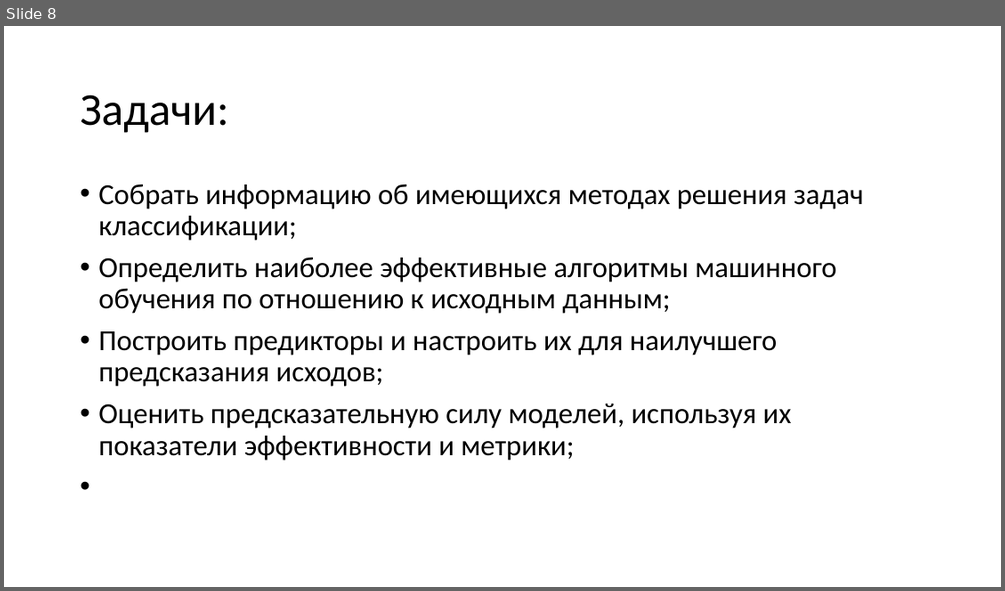
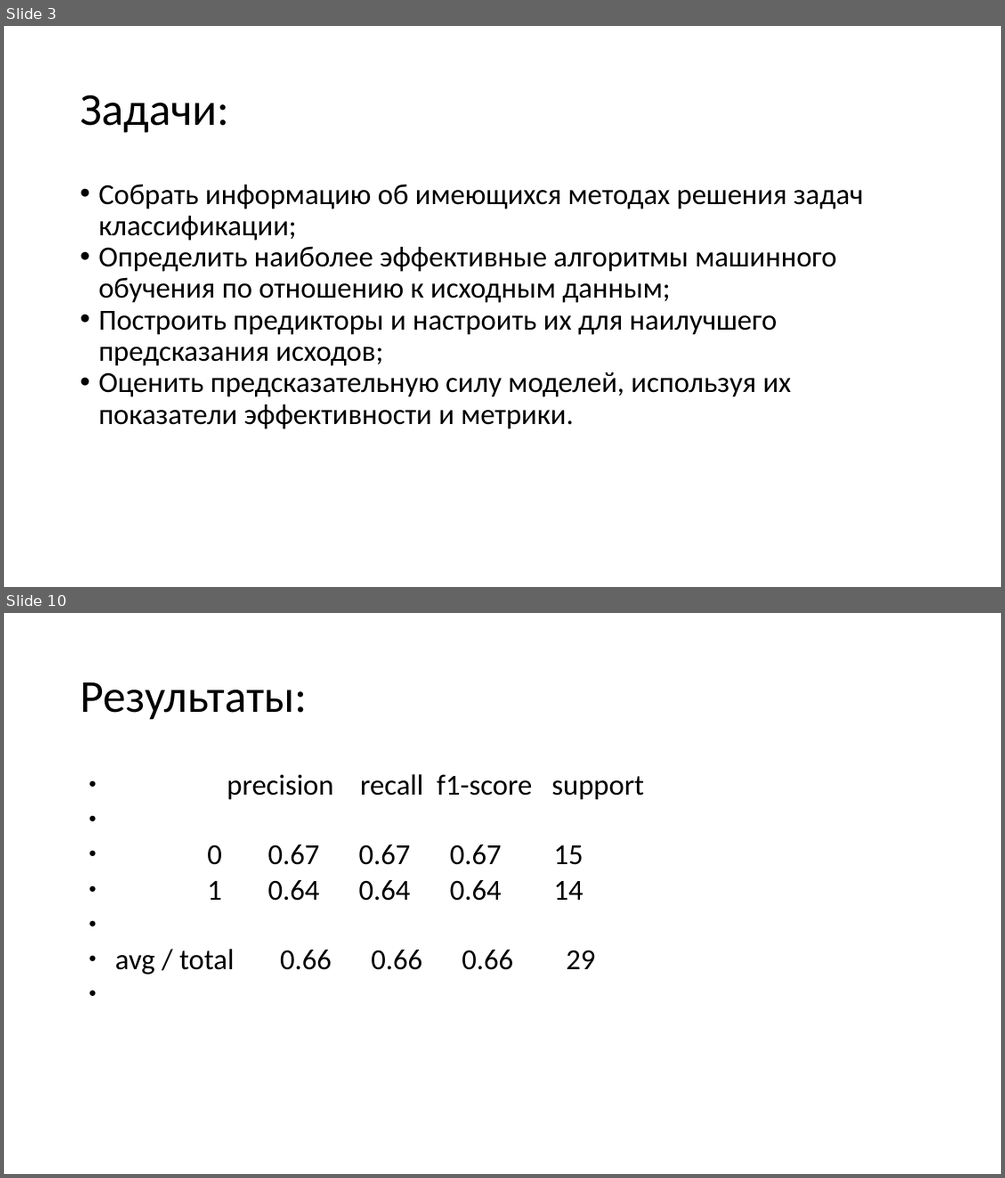
Before and after one commit to coffman21/d, a slide deck: p.pptx. Shown one above the other, each under a label of ours: slide 8 before the commit, slides 3 and 10 after it; the slides between them are not shown. The pictures are 1005x591 and 1005x1178 pixels, drawn with LibreOffice and Linux fonts; fonts in the diff are those of the drawing. Boxes give left, top, right and bottom in pixels: in the first picture for what was removed or moved away, otherwise in the second. Text is boxed around its words. In the diff, an @@ line names an element or a change of style, - is before the commit and + after.

```diff
--- a/p.pptx
+++ b/p.pptx
@@ slide 10 added at (4, 613, 1001, 1174), background #FFFFFF @@
@@ text added at (80, 682, 307, 720), 44 pt, text #000000 @@
+Результаты:
@@ text added at (115, 774, 644, 974), 28 pt, text #000000 @@
+● precision recall f1-score support
+● 0 0.67 0.67 0.67 15
+● 1 0.64 0.64 0.64 14
+● avg / total 0.66 0.66 0.66 29
@@ what was slide 8 is now slide 3 @@
@@ slide 3 changed as well @@
@@ text at (98, 184, 864, 366): less space between paragraphs @@
@@ text at (98, 372, 792, 429): text changed @@
-• Оценить предсказательную силу моделей, используя их показатели эффективности и метрики;
+• Оценить предсказательную силу моделей, используя их показатели эффективности и метрики.
```
Also in this commit, not shown: 2 other slides changed, 10 other slides added, 5 slides removed, 1 other file.
